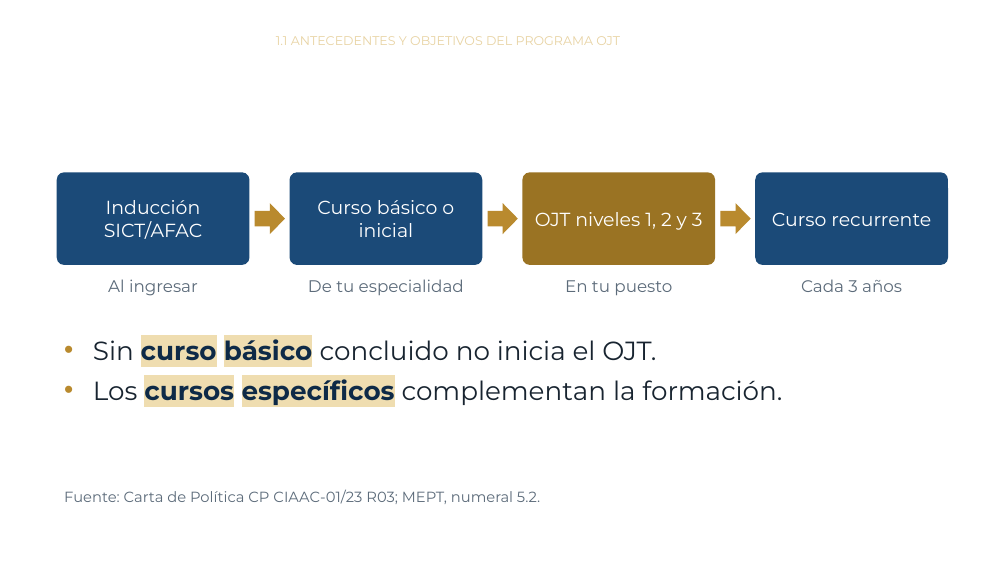
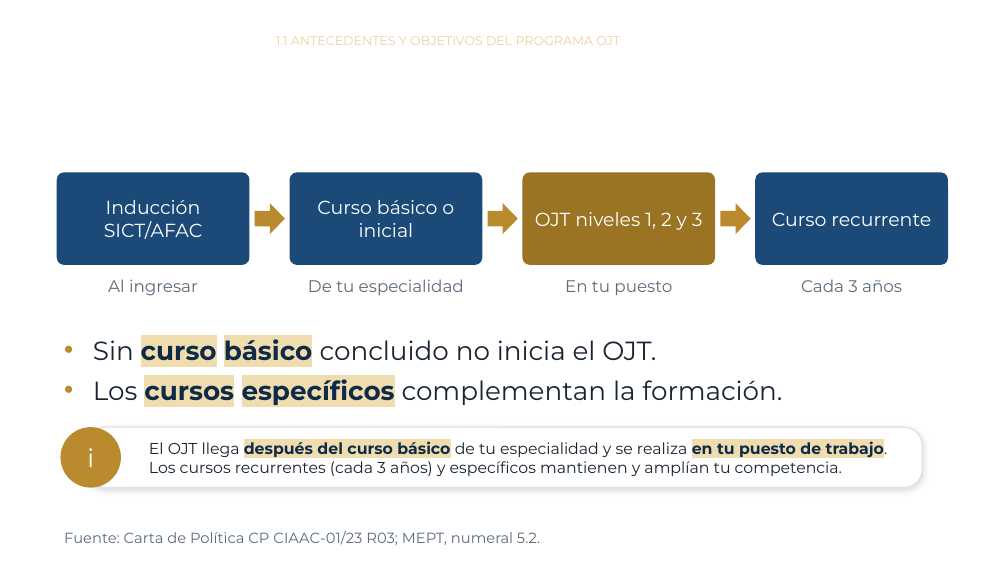
Before and after one commit to jmfigueroah01-creator/Curso-MEPT-OJT, a slide deck: slide 5 of modulo1.pptx. Drawn at 1008x567 pixels with LibreOffice and Linux fonts; fonts in the diff are those of the drawing; background and template pictures are left out. Boxes give left, top, right and bottom in pixels: in the first picture for what was removed or moved away, otherwise in the second. Text is boxed around its words. In the diff, an @@ line names an element or a change of style, - is before the commit and + after.

```diff
--- a/modulo1.pptx
+++ b/modulo1.pptx
@@ ellipse added at bbox=[60, 427, 121, 488], fill #B98A2E, 24 pt, text #FFFFFF @@
+i
@@ rounded rectangle added at bbox=[87, 427, 923, 488], fill #FFFFFF, outline #E4E2DA 1.25 pt, 15 pt, text #182430 @@
+El OJT llega después del curso básico de tu especialidad y se realiza en tu puesto de trabajo. Los cursos recurrentes (cada 3 años) y específicos mantienen y amplían tu competencia.
@@ text "Fuente: Carta de Política CP ...": place and size @@
-text "Fuente: Carta de Política CP ..." at bbox=[64, 489, 540, 504]
+text "Fuente: Carta de Política CP ..." at bbox=[64, 530, 540, 545]
```
Also in this commit, not shown: 13 other slides changed, 1 other file.
